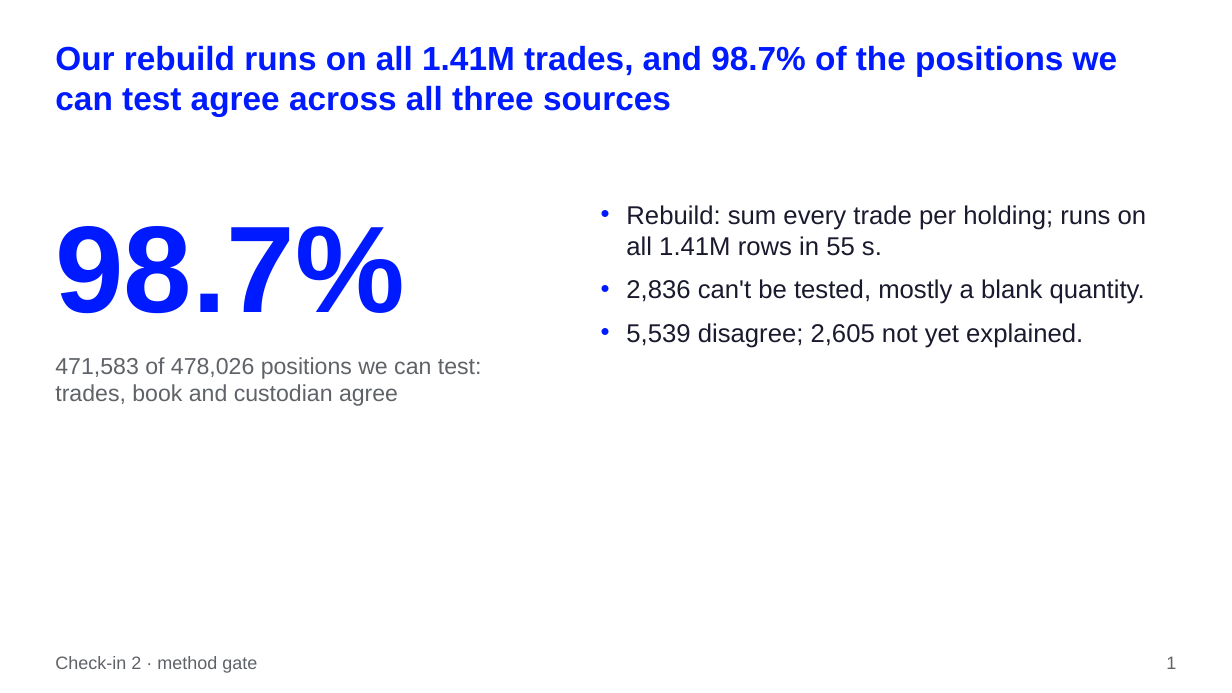
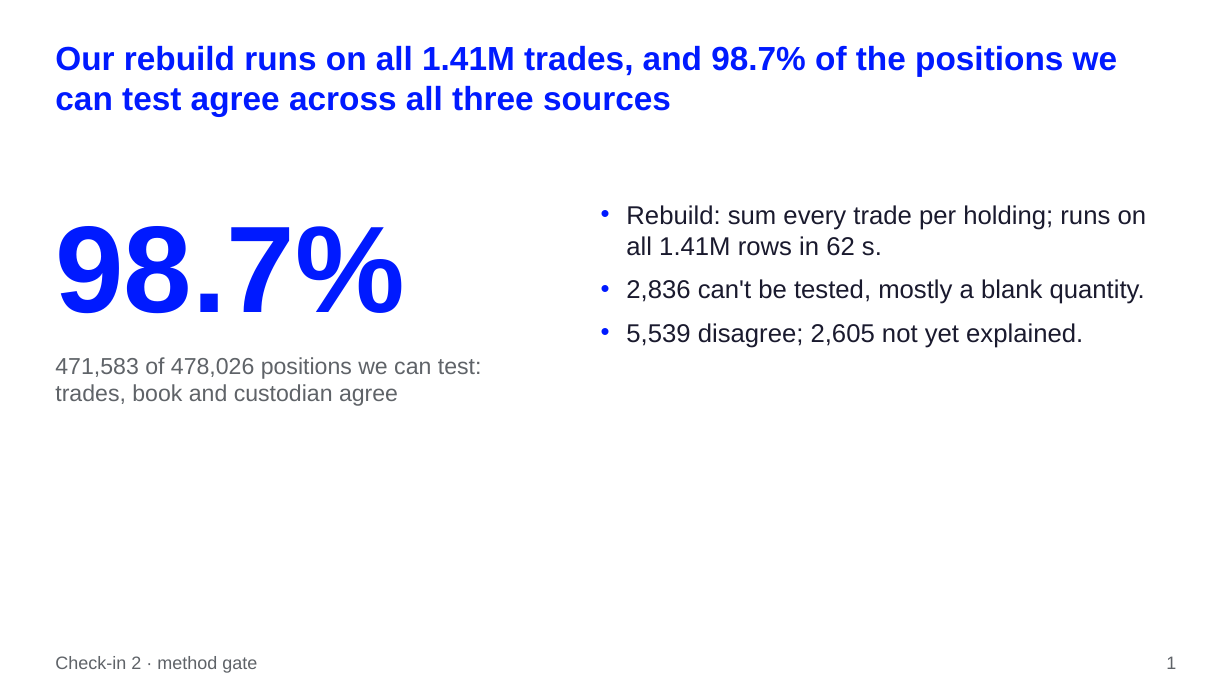
Before and after one commit to KevinRusu/BC-State-Street-Case-Competition, a slide deck: slide 2 of docs/checkins/checkin2/Checkin2.pptx. Drawn at 1232x693 pixels with LibreOffice and Linux fonts; fonts in the diff are those of the drawing. Boxes give left, top, right and bottom in pixels: in the first picture for what was removed or moved away, otherwise in the second. Text is boxed around its words. In the diff, an @@ line names an element or a change of style, - is before the commit and + after.

```diff
--- a/docs/checkins/checkin2/Checkin2.pptx
+++ b/docs/checkins/checkin2/Checkin2.pptx
@@ text at [626,205,1147,256]: text changed @@
-• Rebuild: sum every trade per holding; runs on all 1.41M rows in 55 s.
+• Rebuild: sum every trade per holding; runs on all 1.41M rows in 62 s.
```
Also in this commit, not shown: 2 other slides changed, 13 other files.
